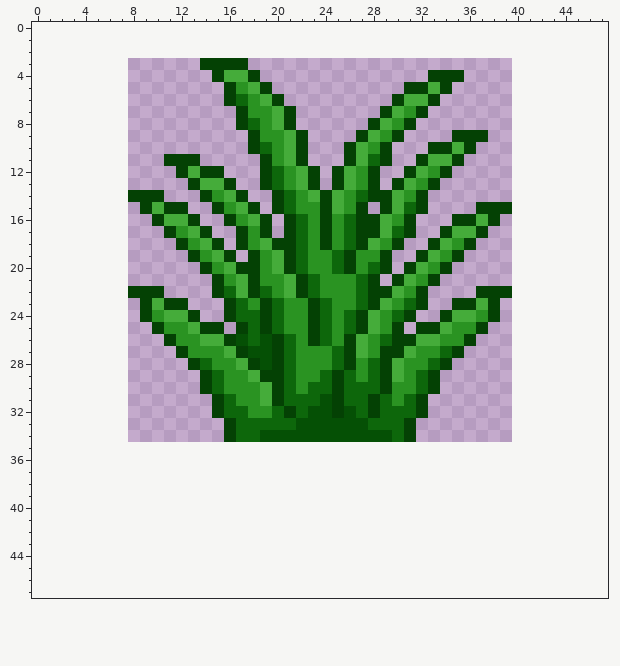
Two states of a pixel-art sprite, default/default_junglegrass.png. The picture above was drawn from the file before the commit.
The file is 32x32 pixels. The old version is drawn lined up with the new one, on the new canvas.
After the commit:
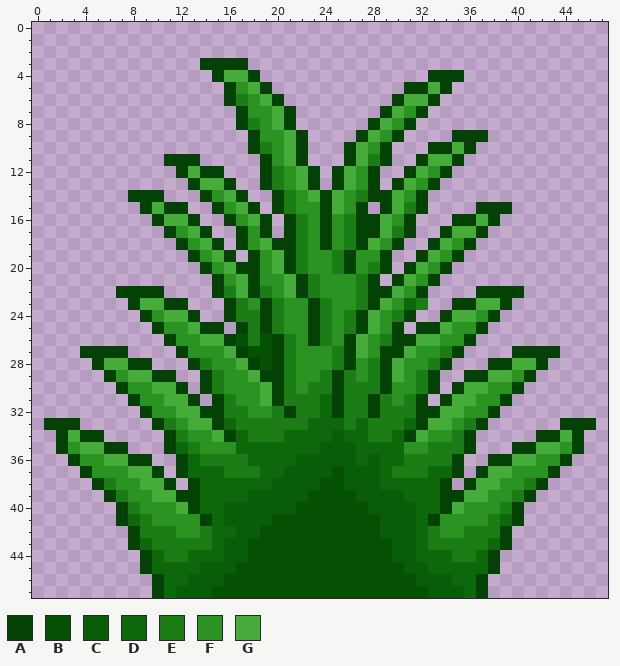
Palette (. is transparent): A #044104  B #055005  C #095c08  D #0d670b  E #1c7d17  F #2a9322  G #45ac3a
The exact change:
canvas 32x32 -> 48x48, the old top-left corner now at 8,3
y 6: x 17 D -> E
y 8: x 18 D -> E
y 10: x 19 D -> E
y 11: x 28 D -> E
y 12..13: x 20 D -> E
y 14: x 21 D -> E; x 27 D -> E
y 15: x 21 D -> E; x 31 D -> E
y 16: x 22 D -> E; x 26 D -> E
y 17: x 22 D -> E; x 26 D -> E; x 30 D -> E
y 18: x 22 D -> E; x 26 D -> E
y 19: x 22 D -> E; x 25 D -> E
y 20: x 22 D -> E; x 25 D -> E; x 28 D -> E
y 21: x 23 D -> E; x 27 D -> E
y 22: x 7 . -> A; x 16 D -> E; x 19 D -> E; x 23 D -> E; x 27 D -> E; x 40 . -> A
y 23: x 8..9 .A -> AG; x 17 D -> E; x 20 D -> E; x 24 D -> E; x 27 D -> E; x 32 A -> E; x 38..39 A. -> GA
y 24: x 17..18 DD -> EE; x 20 D -> E; x 24 D -> E; x 26 D -> E; x 30 D -> E
y 25: x 18 D -> E; x 20 D -> E; x 24 D -> E; x 26 D -> E
y 26: x 18 D -> E; x 21 D -> E; x 24 D -> E; x 29 D -> E
y 27: x 4..7 .... -> AAAA; x 21 D -> E; x 25 D -> E; x 34 D -> E; x 40..43 .... -> AAAA
y 28: x 5..9 ..... -> AGGAA; x 14 D -> E; x 21 D -> E; x 25 D -> E; x 28 D -> E; x 33 D -> E; x 38..42 ..... -> AAGGA
y 29: x 6..11 ...... -> AFGGAA; x 15 D -> E; x 21 D -> E; x 24 D -> E; x 26 D -> E; x 28 D -> E; x 32 D -> E; x 36..41 ...... -> AAGGFA
y 30: x 7..12 ...... -> AFFGGA; x 15 D -> E; x 21 D -> E; x 23..24 DD -> EE; x 26..28 DDD -> EEE; x 32 D -> E; x 35..40 ...... -> AGGFFA
y 31: x 8..13 ...... -> AFFGGA; x 16 D -> E; x 21..24 DDDB -> EEED; x 26..27 DD -> EE; x 29 D -> E; x 31 D -> E; x 34..39 ...... -> AGGFFA
y 32: x 9..14 ...... -> AFFGGA; x 16..17 DD -> EE; x 20 D -> E; x 22..24 DBB -> EED; x 26..27 BD -> EE; x 29..31 DDD -> EEE; x 33..38 ...... -> AGGFFA
y 33: x 1..3 ... -> AAA; x 10..37 ......ADDDDDBBBBBBDDDA...... -> AEFGGADEEEEEEDDDEDEEEDAGGFEA; x 44..46 ... -> AAA
y 34: x 2..5 .... -> AGAA; x 11..15 ..... -> AEFFG; x 18..29 DBBBBBBBBBBB -> EEEDDDDCDDEE; x 32..36 ..... -> GFFEA; x 42..45 .... -> AAGA
y 35: x 2..7 ...... -> AFGGAA; x 11..36 .......................... -> ADEFFFDDDDDDDCCCDDDDFFEEEA; x 40..45 ...... -> AAGGFA
y 36: x 3..9 ....... -> AFFGGAA; x 12..35 ........................ -> ADEEEEDDDDCCCCCDCDDEEEEA; x 38..44 ....... -> AAGGFFA
y 37: x 4..10 ....... -> AFFFGGA; x 12..35 ........................ -> ADDDEEEDDCCCCBCCCDEEEDDA; x 37..43 ....... -> AGGFFFA
y 38: x 5..11 ....... -> AEFFGGA; x 13..34 ...................... -> ADDDDDDCCCCBBCCCDDDDDA; x 36..42 ....... -> AGGFFEA
y 39: x 6..41 .................................... -> AEFFGGAADDDDCCCCCBBBBCCCCDDDAAGGFFEA
y 40: x 7..40 .................................. -> AEFFFGADDCCCCCCBBBBBBCCCCDDAGFFFEA
y 41: x 7..40 .................................. -> ADEFFFFADCCCCBBBBBBBBBCCCDAFFFFEDA
y 42: x 8..39 ................................ -> AEEEFFEDDCCBBBBBBBBBBCCCDEFFEEEA
y 43: x 8..39 ................................ -> ADEEEEEDCCBBBBBBBBBBBBCCDEEEEEDA
y 44: x 9..38 .............................. -> ADEEDDDCCBBBBBBBBBBBBCCDDDEEDA
y 45: x 9..38 .............................. -> ADDDDCCCBBBBBBBBBBBBBBCCDDDDDA
y 46: x 10..37 ............................ -> ADDCCCBBBBBBBBBBBBBBBBCCCDDA
y 47: x 10..37 ............................ -> ADCCCBBBBBBBBBBBBBBBBBBCCCDA
Pixel boxes of the changes (left, top, right, bottom) in both pictures:
changed: (44, 94, 596, 598)
